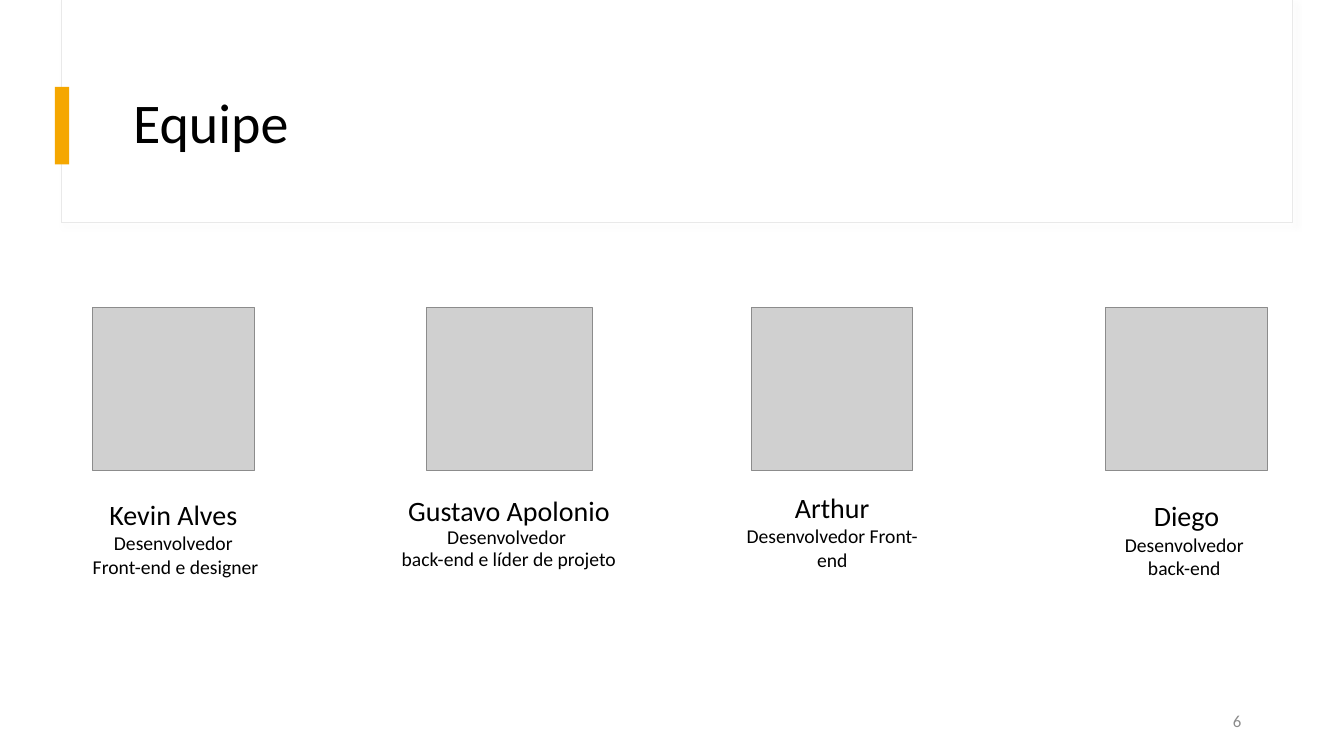
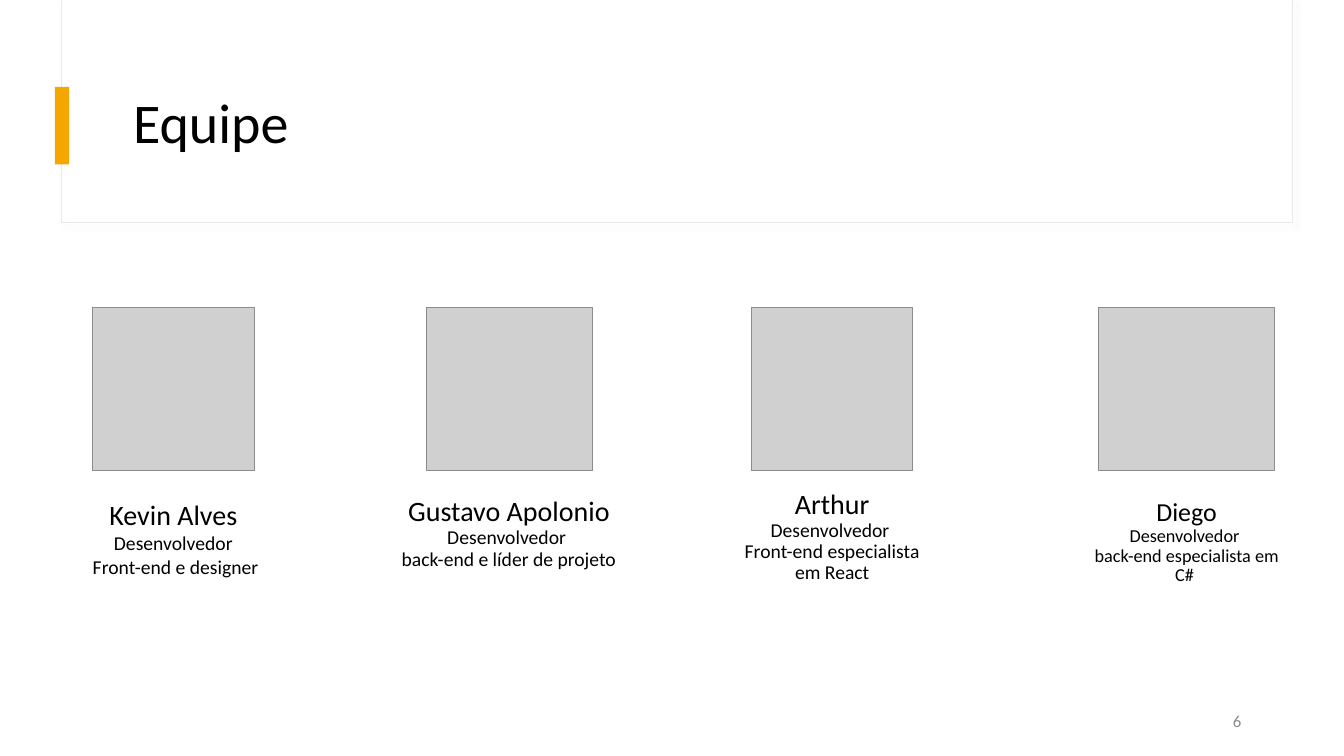
Before and after one commit to RedBox-Connection/TCC_app_agenda_pessoal, a slide deck: slide 6 of Documentation/Pitch Power Point.pptx. Drawn at 1344x756 pixels with LibreOffice and Linux fonts; fonts in the diff are those of the drawing; grey boxes stand for pictures. Boxes give left, top, right and bottom in pixels: in the first picture for what was removed or moved away, otherwise in the second. Text is boxed around its words. In the diff, an @@ line names an element or a change of style, - is before the commit and + after.

```diff
--- a/Documentation/Pitch Power Point.pptx
+++ b/Documentation/Pitch Power Point.pptx
@@ picture: place and size @@
-picture at box(1106, 308, 1267, 471)
+picture at box(1099, 308, 1275, 471)
@@ text at box(795, 494, 870, 515): line spacing 1 to 0.9 @@
@@ text at box(1130, 503, 1240, 542): size 20 to 18.5 pt in "Diego"; size 14 to 12.9 pt in "Desenvolvedor"; line spacing 1 to 0.9 @@
@@ text at box(745, 523, 920, 579): text changed @@
-Desenvolvedor Front-end
+Desenvolvedor
+Front-end especialista em React
@@ text at box(1095, 549, 1279, 581): text changed; size 14 to 12.9 pt @@
-back-end
+back-end especialista em C#
```
Also in this commit, not shown: 1 slide added.
